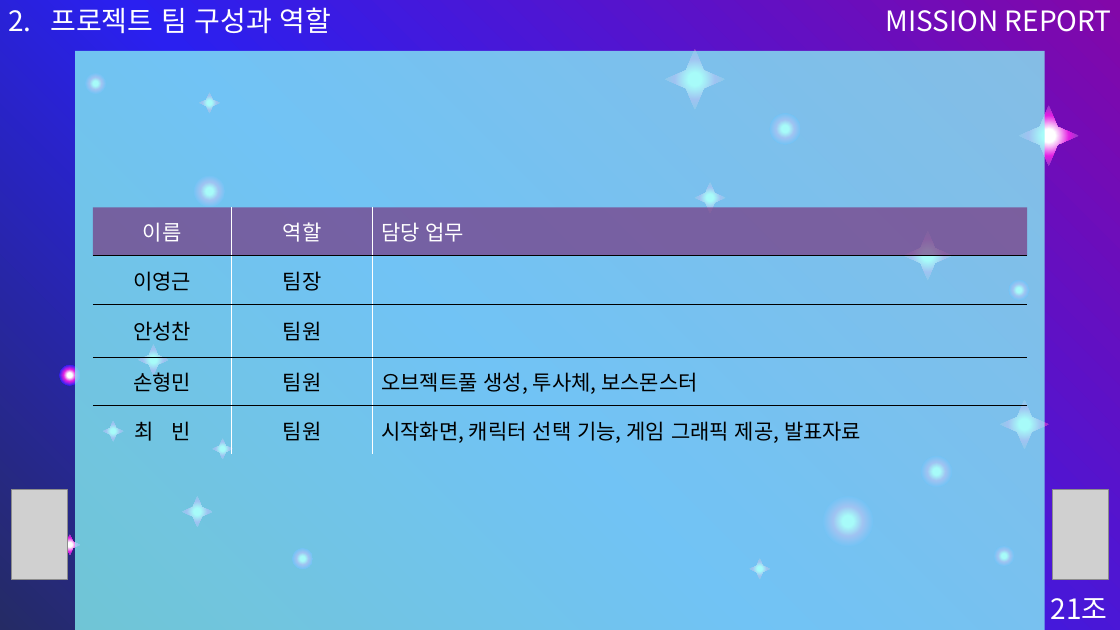
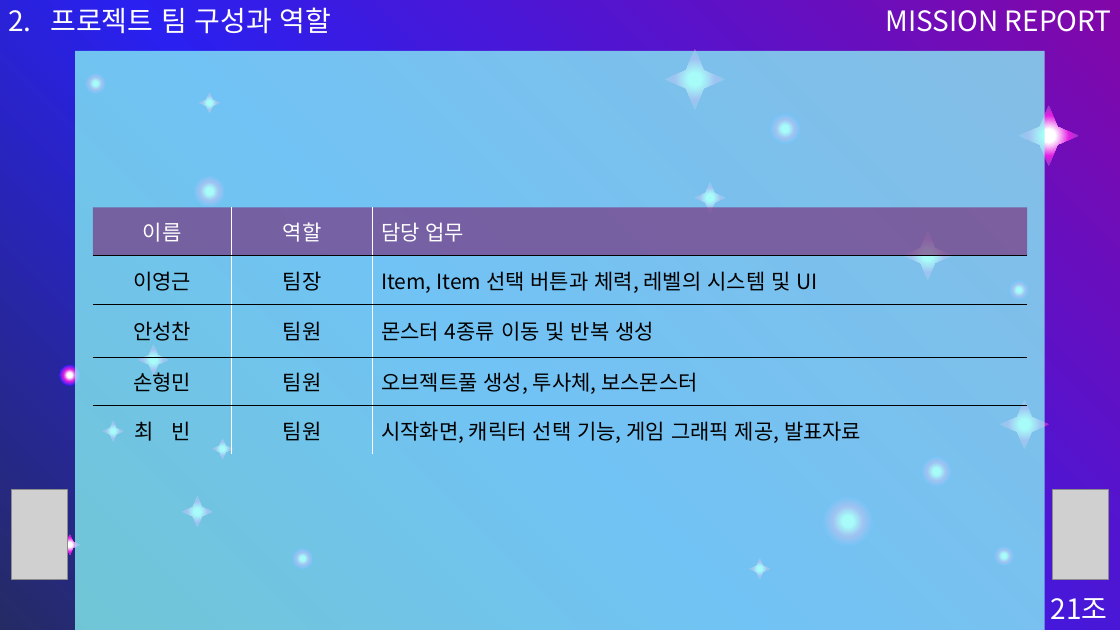
Before and after one commit to TheTimeOfRecord/Team21DodgeShooting, a slide deck: slide 6 of Assets/PPT/21조 PPT 발표본.pptx. Drawn at 1120x630 pixels with LibreOffice and Linux fonts; fonts in the diff are those of the drawing; grey boxes stand for pictures. Boxes give left, top, right and bottom in pixels: in the first picture for what was removed or moved away, otherwise in the second. Text is boxed around its words. In the diff, an @@ line names an element or a change of style, - is before the commit and + after.

Commit message:
Fix PPT

```diff
--- a/Assets/PPT/21조 PPT 발표본.pptx
+++ b/Assets/PPT/21조 PPT 발표본.pptx
@@ table at [92, 208, 1028, 455] @@
-row 2, column 3: 
+row 2, column 3: Item, Item 선택 버튼과 체력, 레벨의 시스템 및 UI
-row 3, column 3: 
+row 3, column 3: 몬스터 4종류 이동 및 반복 생성
```
Also in this commit, not shown: 5 slides added.
